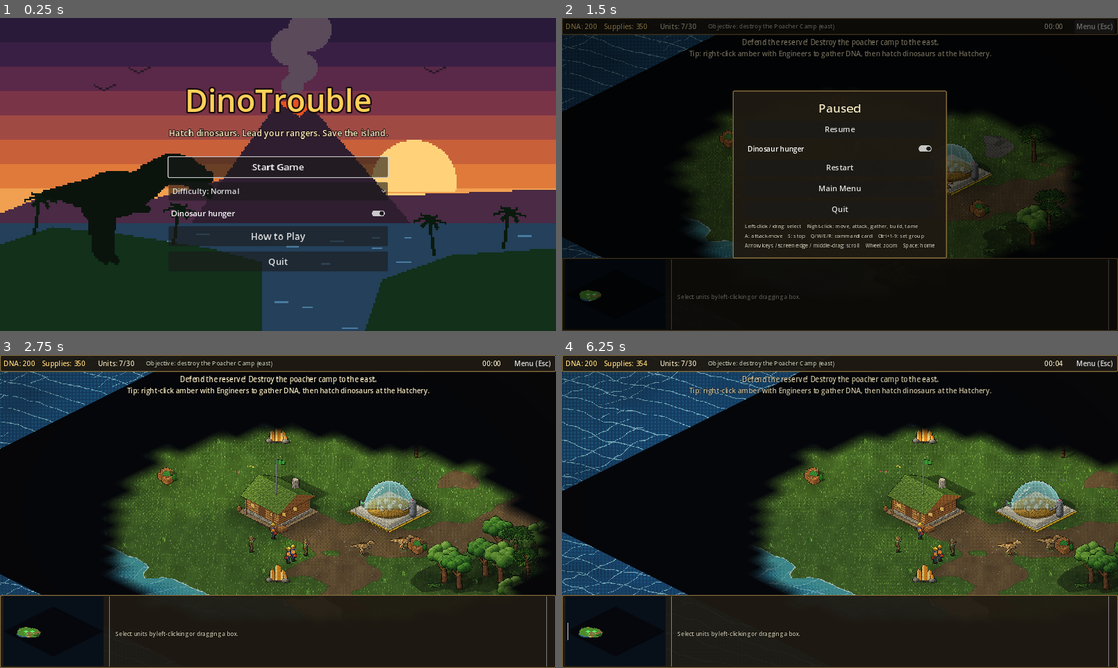
Above: before the commit, frames 1-4 (two rows, left to right).
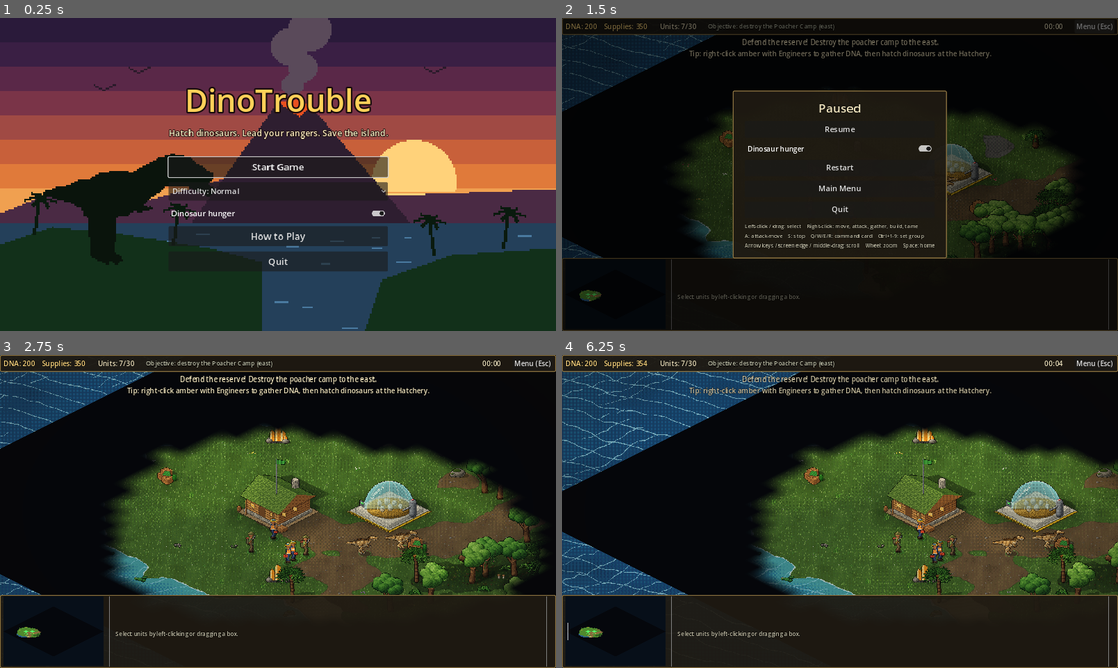
Above: after the commit, the same moments.

Repository: Thatadamroberts/DinoTrouble
Game: Godot game, scene res://scenes/menu.tscn
Two runs of this game, one before a commit and one after it. Both use one fixed random seed, a clock stepped at 60 frames per second and the inputs below.
Inputs (mouse positions are in pixels of both pictures, inside the frame that each line leads up to):
- Up to frame 1 (0.25 s): no input
- Up to frame 2 (1.5 s): click "Start Game" at 0.5 s; click "Menu (Esc)" at 1.25 s
- Up to frame 3 (2.75 s): click "Restart" at 2 s
- Up to frame 4 (6.25 s): tap Enter at 2.75 s; drag from (617, 630) to (895, 442) at 2.77 s; drag from (728, 527) to (812, 574) at 3.52 s; move the mouse to (895, 442) at 4.27 s; hold Right 4.28-5 s; tap R at 4.35 s; drag from (812, 574) to (673, 464) at 5.02 s; move the mouse to (1006, 558) at 5.77 s; hold Left from 5.78 s (still down); tap Y at 5.85 s; tap Space at 6.02 s

The runs differ from the first frame. In frame 1, 0.2% of the frame differs, in the area x 7-39%, y 43-79%; in frame 2, 1.2%; in frame 3, 4.4%, in the area x 4-98%, y 25-91%; in frame 4, 2.5%.

Commit message:
More graphical detail: bigger, more detailed units and a richer jungle
Units
- Rigs render 1.25-1.3x larger via ScaledCanvas so 1 px details stay crisp
- Eyes with catch-lights and brows, teeth rows, hand/toe claws, scale and
  wrinkle skin patterns; raptor quills, dilophosaurus throat pouch and crest
  stripes, T. rex wattle, scar and heavier legs, triceratops toenails, cheek
  horn and beak edge
- Humans get faces and kit: backpack and bedroll, ammo straps, canteen,
  goggles, reflective stripes, bandolier, rifle scope, rope coil, machete
- Jeep: spare tyre, jerry can, bull bar, mud splatter, tyre tread, crew

Jungle
- New decor: vine-hung trees, cycads, giant tree ferns, conifers, stumps,
  fallen logs, small ferns, mushrooms, bones, pebbles, shoreline reeds,
  lily pads and mossy rocks in the shallows
- Table-driven placement per terrain, shore and shallow water
- Terrain textures: clover, stones, flowers, seeds, roots, driftwood

Co-Authored-By: Claude Opus 5.5 <noreply@anthropic.com>
Claude-Session: https://claude.ai/code/session_012cA3RgVf656k538FZVZs4Q

Diff:
--- a/scripts/core/defs.gd
+++ b/scripts/core/defs.gd
@@ -18,14 +18,14 @@
 		"name": "Ranger", "kind": "human", "hp": 70, "speed": 70.0,
 		"damage": 7, "range": 150.0, "cooldown": 1.0, "sight": 7,
 		"cost": {"supplies": 50}, "time": 7.0, "projectile": "bullet",
-		"radius": 7.0, "auto_attack": true,
+		"radius": 8.0, "auto_attack": true,
 		"desc": "Reserve ranger with a rifle. Cheap ranged support.",
 	},
 	"engineer": {
 		"name": "Engineer", "kind": "human", "hp": 50, "speed": 66.0,
 		"damage": 3, "range": 30.0, "cooldown": 1.2, "sight": 6,
 		"cost": {"supplies": 45}, "time": 7.0,
-		"radius": 7.0, "auto_attack": false, "gather": true, "build": true, "tame": true,
+		"radius": 8.0, "auto_attack": false, "gather": true, "build": true, "tame": true,
 		"desc": "Gathers amber (DNA) and supplies, builds and repairs, and tames wild dinosaurs.",
 	},
 	# ---- Dinosaurs (hatched by the player) -----------------------------------
@@ -33,21 +33,21 @@
 		"name": "Raptor", "kind": "dino", "hp": 85, "speed": 125.0,
 		"damage": 9, "range": 34.0, "cooldown": 0.7, "sight": 7,
 		"cost": {"dna": 75}, "time": 10.0,
-		"radius": 9.0, "auto_attack": true, "hunger_rate": 0.55, "wild_aggro": true,
+		"radius": 11.0, "auto_attack": true, "hunger_rate": 0.55, "wild_aggro": true,
 		"desc": "Fast, cheap pack hunter.",
 	},
 	"dilophosaurus": {
 		"name": "Dilophosaurus", "kind": "dino", "hp": 90, "speed": 85.0,
 		"damage": 11, "range": 140.0, "cooldown": 1.5, "sight": 7,
 		"cost": {"dna": 100}, "time": 12.0, "projectile": "venom",
-		"radius": 9.0, "auto_attack": true, "hunger_rate": 0.5, "wild_aggro": true,
+		"radius": 11.0, "auto_attack": true, "hunger_rate": 0.5, "wild_aggro": true,
 		"desc": "Spits venom from range. Venom slows its victims.",
 	},
 	"triceratops": {
 		"name": "Triceratops", "kind": "dino", "hp": 340, "speed": 55.0,
 		"damage": 20, "range": 40.0, "cooldown": 1.6, "sight": 6,
 		"cost": {"dna": 160, "supplies": 40}, "time": 18.0,
-		"radius": 15.0, "auto_attack": true, "hunger_rate": 0.45, "wild_aggro": false,
+		"radius": 19.0, "auto_attack": true, "hunger_rate": 0.45, "wild_aggro": false,
 		"ability": "charge",
 		"desc": "Armoured tank. Charges into enemies, knocking them back and stunning them.",
 	},
@@ -55,7 +55,7 @@
 		"name": "T. rex", "kind": "dino", "hp": 650, "speed": 68.0,
 		"damage": 46, "range": 46.0, "cooldown": 2.0, "sight": 8,
 		"cost": {"dna": 320, "supplies": 80}, "time": 30.0,
-		"radius": 18.0, "auto_attack": true, "hunger_rate": 0.8, "wild_aggro": true,
+		"radius": 23.0, "auto_attack": true, "hunger_rate": 0.8, "wild_aggro": true,
 		"ability": "roar", "splash": 50.0,
 		"desc": "Apex predator. Its bite splashes nearby enemies and its roar scatters humans.",
 	},
@@ -64,21 +64,21 @@
 		"name": "Hunter", "kind": "human", "hp": 75, "speed": 68.0,
 		"damage": 8, "range": 150.0, "cooldown": 1.0, "sight": 7,
 		"cost": {"supplies": 55}, "time": 8.0, "projectile": "bullet",
-		"radius": 7.0, "auto_attack": true,
+		"radius": 8.0, "auto_attack": true,
 		"desc": "Poacher rifleman.",
 	},
 	"trapper": {
 		"name": "Trapper", "kind": "human", "hp": 60, "speed": 66.0,
 		"damage": 4, "range": 120.0, "cooldown": 2.0, "sight": 6,
 		"cost": {"supplies": 50}, "time": 8.0, "projectile": "net",
-		"radius": 7.0, "auto_attack": true, "gather": true,
+		"radius": 8.0, "auto_attack": true, "gather": true,
 		"desc": "Throws nets that stun dinosaurs. Also gathers resources for the poachers.",
 	},
 	"jeep": {
 		"name": "Poacher Jeep", "kind": "vehicle", "hp": 180, "speed": 135.0,
 		"damage": 6, "range": 135.0, "cooldown": 0.45, "sight": 8,
 		"cost": {"supplies": 110, "dna": 40}, "time": 14.0, "projectile": "bullet",
-		"radius": 13.0, "auto_attack": true,
+		"radius": 16.0, "auto_attack": true,
 		"desc": "Fast raider with a mounted gun.",
 	},
 }
--- a/scripts/core/map.gd
+++ b/scripts/core/map.gd
@@ -4,8 +4,27 @@
 enum T { WATER, SAND, GRASS, JUNGLE, DIRT, ROCK }
 
 const TILE_NAMES := ["water", "sand", "grass", "jungle", "dirt", "rock"]
-const DECOR_VARIANTS := {"tree": 3, "palm": 2, "bush": 2, "boulder": 2, "tuft": 3, "flowers": 4}
-const WALKABLE_DECOR := ["bush", "tuft", "flowers"]
+const DECOR_VARIANTS := {
+	"tree": 3, "vtree": 2, "palm": 2, "giant_fern": 2, "cycad": 2, "conifer": 2, "stump": 2, "log": 2,
+	"bush": 2, "fern_small": 2, "boulder": 2, "tuft": 3, "flowers": 4, "mushrooms": 3, "pebbles": 3,
+	"bones": 2, "reeds": 3, "water_rock": 2, "lily": 3,
+}
+## Decor that does not block movement (water decor sits on unwalkable water anyway).
+const WALKABLE_DECOR := ["bush", "fern_small", "tuft", "flowers", "mushrooms", "pebbles", "bones", "reeds", "water_rock", "lily"]
+## Per-terrain decor odds as [name, cumulative probability], checked in order.
+const DECOR_TABLE := {
+	T.JUNGLE: [["tree", 0.18], ["vtree", 0.26], ["palm", 0.31], ["giant_fern", 0.37], ["cycad", 0.41], ["conifer", 0.43],
+		["log", 0.45], ["stump", 0.46], ["bush", 0.58], ["fern_small", 0.66], ["mushrooms", 0.70], ["tuft", 0.76]],
+	T.GRASS: [["tree", 0.022], ["conifer", 0.03], ["cycad", 0.038], ["palm", 0.05], ["vtree", 0.055], ["stump", 0.06], ["log", 0.065],
+		["boulder", 0.075], ["bush", 0.10], ["fern_small", 0.11], ["tuft", 0.24], ["flowers", 0.28], ["pebbles", 0.30],
+		["mushrooms", 0.31], ["bones", 0.312]],
+	T.SAND: [["palm", 0.05], ["pebbles", 0.08], ["bones", 0.083]],
+	T.DIRT: [["boulder", 0.03], ["pebbles", 0.08], ["tuft", 0.11], ["bones", 0.115]],
+	T.ROCK: [["boulder", 0.04], ["pebbles", 0.10], ["tuft", 0.12]],
+}
+const SHORE_TABLE := [["reeds", 0.2], ["palm", 0.26], ["pebbles", 0.3]]
+const WATER_TABLE := [["lily", 0.07], ["water_rock", 0.11]]
+const CLEAR_TABLE := [["tuft", 0.06], ["flowers", 0.08], ["pebbles", 0.09]]
 
 var size := 64
 var tiles := PackedByteArray()
@@ -177,52 +196,41 @@
 			var t := Vector2i(x, y)
 			var i := idx(t)
 			var kind: int = tiles[i]
-			if kind == T.WATER:
-				continue
 			var r := rng.randf()
 			var kind_name := ""
-			if clear[i] != 0:
-				# open ground keeps only a little low, walkable greenery
-				if kind == T.GRASS and r < 0.08:
-					kind_name = "tuft" if r < 0.06 else "flowers"
+			if kind == T.WATER:
+				if _touches(t, true):
+					kind_name = _pick(WATER_TABLE, r)
+			elif clear[i] != 0:
+				# open ground keeps only a little low, walkable clutter
+				if kind == T.GRASS:
+					kind_name = _pick(CLEAR_TABLE, r)
+			elif kind == T.SAND and _touches(t, false):
+				kind_name = _pick(SHORE_TABLE, r)
 			else:
-				match kind:
-					T.JUNGLE:
-						if r < 0.30:
-							kind_name = "tree"
-						elif r < 0.42:
-							kind_name = "palm"
-						elif r < 0.60:
-							kind_name = "bush"
-						elif r < 0.72:
-							kind_name = "tuft"
-					T.GRASS:
-						if r < 0.03:
-							kind_name = "tree"
-						elif r < 0.05:
-							kind_name = "palm"
-						elif r < 0.09:
-							kind_name = "bush"
-						elif r < 0.10:
-							kind_name = "boulder"
-						elif r < 0.24:
-							kind_name = "tuft"
-						elif r < 0.28:
-							kind_name = "flowers"
-					T.SAND:
-						if r < 0.05:
-							kind_name = "palm"
-					T.DIRT, T.ROCK:
-						if r < 0.03:
-							kind_name = "boulder"
-						elif r < 0.06 and kind == T.DIRT:
-							kind_name = "tuft"
+				kind_name = _pick(DECOR_TABLE.get(kind, []), r)
 			if kind_name == "":
 				continue
 			var variants: int = DECOR_VARIANTS[kind_name]
 			decor.append({"type": kind_name, "tile": t, "variant": rng.randi_range(0, variants - 1)})
 			if not WALKABLE_DECOR.has(kind_name):
 				blocked[i] = 1
+
+
+func _pick(table: Array, r: float) -> String:
+	for e in table:
+		if r < float(e[1]):
+			return e[0]
+	return ""
+
+
+## Water tile next to land (land = true), or land tile next to water (land = false).
+func _touches(t: Vector2i, land: bool) -> bool:
+	for d in [Vector2i(1, 0), Vector2i(-1, 0), Vector2i(0, 1), Vector2i(0, -1)]:
+		var q: Vector2i = t + d
+		if in_bounds(q) and (tiles[idx(q)] != T.WATER) == land:
+			return true
+	return false
 
 
 func _setup_astar() -> void:
--- a/scripts/game/world.gd
+++ b/scripts/game/world.gd
@@ -139,12 +139,27 @@
 ## and how strongly it sways in the wind.
 const DECOR_STYLE := {
 	"tree": {"base": 6, "x": 4, "sway": 1.0},
+	"vtree": {"base": 6, "x": 4, "sway": 1.0},
 	"palm": {"base": 6, "x": 4, "sway": 2.0},
+	"giant_fern": {"base": 6, "x": 4, "sway": 1.6},
+	"cycad": {"base": 6, "x": 4, "sway": 0.8},
+	"conifer": {"base": 6, "x": 4, "sway": 0.8},
+	"stump": {"base": 4, "x": 2, "sway": 0.0},
+	"log": {"base": 6, "x": 0, "sway": 0.0},
 	"bush": {"base": 3, "x": 0, "sway": 1.0},
+	"fern_small": {"base": 3, "x": 0, "sway": 1.0},
 	"boulder": {"base": 4, "x": 0, "sway": 0.0},
 	"tuft": {"base": 2, "x": 0, "sway": 1.0},
 	"flowers": {"base": 2, "x": 0, "sway": 1.0},
+	"mushrooms": {"base": 2, "x": 0, "sway": 0.0},
+	"pebbles": {"base": 3, "x": 0, "sway": 0.0},
+	"bones": {"base": 4, "x": 0, "sway": 0.0},
+	"reeds": {"base": 2, "x": 0, "sway": 1.5},
+	"water_rock": {"base": 8, "x": 0, "sway": 0.0},
+	"lily": {"base": 6, "x": 0, "sway": 0.0},
 }
+## Flat decor drawn under units instead of depth-sorted with them.
+const GROUND_DECOR := ["tuft", "flowers", "mushrooms", "pebbles", "bones", "lily", "water_rock"]
 
 
 func _spawn_decor() -> void:
@@ -160,7 +175,7 @@
 		var s := Sprite2D.new()
 		var tex: Texture2D = textures[key]
 		s.texture = tex
-		var walkable: bool = kind in ["bush", "tuft", "flowers"]
+		var walkable: bool = MapScript.WALKABLE_DECOR.has(kind)
 		var jitter := Vector2(randf_range(-12, 12), randf_range(-6, 6)) if walkable else Vector2(randf_range(-4, 4), randf_range(-2, 2))
 		s.position = Iso.tile_to_world(d["tile"]) + jitter
 		s.offset = Vector2(float(style["x"]), -tex.get_height() / 2.0 + float(style["base"]))
@@ -173,7 +188,7 @@
 				m.set_shader_parameter("speed", 1.1 + amount * 0.2)
 				materials[amount] = m
 			s.material = materials[amount]
-		if kind in ["tuft", "flowers"]:
+		if GROUND_DECOR.has(kind):
 			s.z_index = -1  # always under units walking through them
 			ground_decor.add_child(s)
 		else:
Binary file added: assets/sprites/decor/bones_0.png
Binary file added: assets/sprites/decor/bones_1.png
Binary file added: assets/sprites/decor/conifer_0.png
Binary file added: assets/sprites/decor/conifer_1.png
Binary file added: assets/sprites/decor/cycad_0.png
Binary file added: assets/sprites/decor/cycad_1.png
Binary file added: assets/sprites/decor/fern_small_0.png
Binary file added: assets/sprites/decor/fern_small_1.png
Binary file added: assets/sprites/decor/giant_fern_0.png
Binary file added: assets/sprites/decor/giant_fern_1.png
Binary file added: assets/sprites/decor/lily_0.png
Binary file added: assets/sprites/decor/lily_1.png
(and 33 more such lines)
